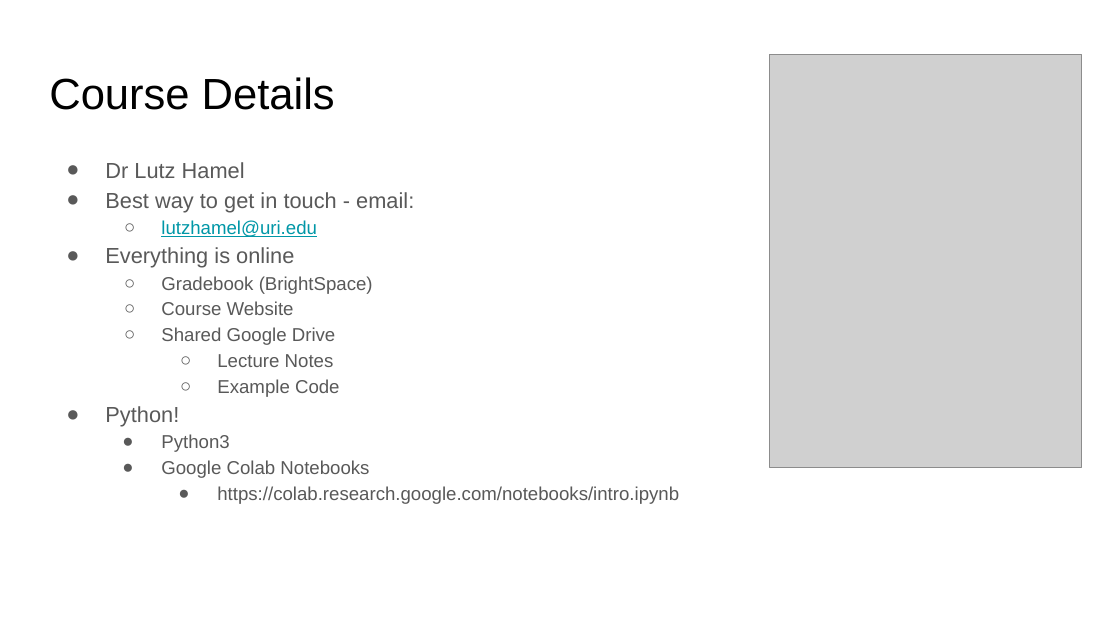
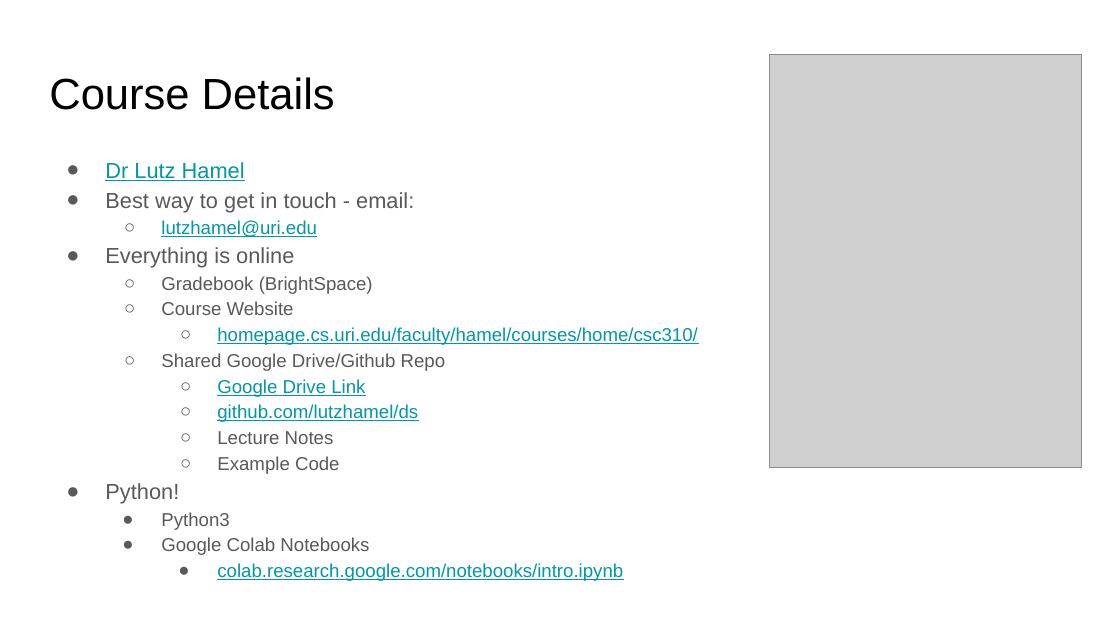
Before and after one commit to lutzhamel/CSC310, a slide deck: slide 2 of notes/01-What-is-Data-Science.pptx. Drawn at 1120x630 pixels with LibreOffice and Linux fonts; fonts in the diff are those of the drawing; grey boxes stand for pictures. Boxes give left, top, right and bottom in pixels: in the first picture for what was removed or moved away, otherwise in the second. Text is boxed around its words. In the diff, an @@ line names an element or a change of style, - is before the commit and + after.

```diff
--- a/notes/01-What-is-Data-Science.pptx
+++ b/notes/01-What-is-Data-Science.pptx
@@ text at (x1=105, y1=162, x2=245, y2=181): text colour #595959 to #0097A7, underline on in "Dr Lutz Hamel" @@
@@ text at (x1=161, y1=327, x2=697, y2=422): text changed; text colour #595959 to #0097A7 @@
-  ○ Shared Google Drive
+    ○ homepage.cs.uri.edu/faculty/hamel/courses/home/csc310/
+  ○ Shared Google Drive/Github Repo
+    ○ Google Drive Link
+    ○ github.com/lutzhamel/ds
@@ text at (x1=217, y1=563, x2=623, y2=581): text changed; text colour #595959 to #0097A7 @@
-    ● https://colab.research.google.com/notebooks/intro.ipynb
+    ● colab.research.google.com/notebooks/intro.ipynb
```
Also in this commit, not shown: 1 other file.
